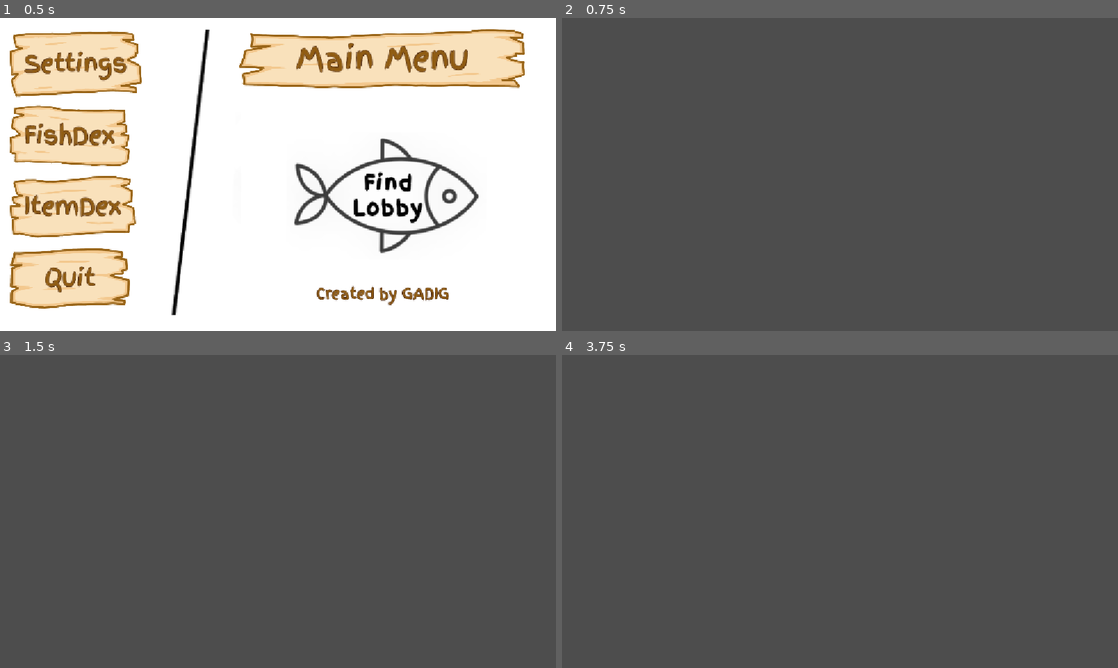
Above: before the commit, frames 1-4 (two rows, left to right).
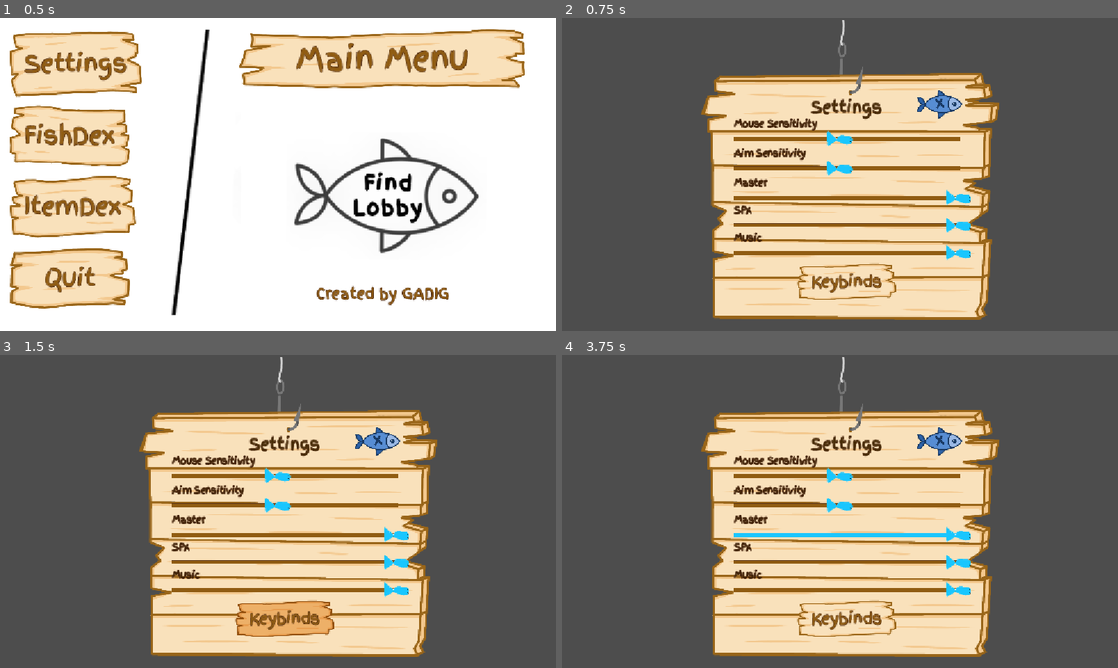
Above: after the commit, the same moments.

Repository: gmuGADIG/King-Fisher
Game: Godot game, scene res://ui/main_menu/main_menu.tscn
Same seed, same stepped clock (60 frames per second), same inputs: the game is played once before the commit and once after it. The engine's default icon, where the game draws it, is replaced by a stand-in: a white triangle on a blue panel in a dark square. Sound files missing from this copy of the repository are replaced by a short silence.
Inputs (mouse positions are in pixels of both pictures, inside the frame that each line leads up to):
- Up to frame 1 (0.5 s): no input
- Up to frame 2 (0.75 s): click "Settings" at 0.5 s
- Up to frame 3 (1.5 s): click (283, 617) at 1.25 s, where only the run after the commit has a clickable "Keybinds"
- Up to frame 4 (3.75 s): click (940, 442) at 2.02 s; tap Enter (test1) at 2.75 s; move the mouse to (962, 495) at 2.77 s; hold Right 2.78-3.5 s; hold = (add_fish) 2.78-3.5 s; click (962, 495) at 2.92 s; tap Space (jump) at 3.02, 3.5 s; drag from (728, 527) to (812, 574) at 3.52 s

Frame 1 is identical in both runs. In frame 2, 39% of the frame differs, in the area x 25-79%, y 0-97%; in frame 3, 39%; in frame 4, 39%.
Error before the commit: Attempt to call function 'hide' in base 'null instance' on a null instance. (res://ui/main_menu/main_menu.gd:13)

Commit message:
theme modifications

Diff:
--- a/ui/options/options_menu.tscn
+++ b/ui/options/options_menu.tscn
@@ -1,9 +1,9 @@
 [gd_scene format=3 uid="uid://n6fltg0vkvl"]
 
+[ext_resource type="Theme" uid="uid://b2g0k405s5r7p" path="res://ui/themes/finger_paint.tres" id="1_a4bum"]
 [ext_resource type="Texture2D" uid="uid://dohal7iocsei8" path="res://art/ui assets/options_UI_art.png" id="2_8hrnt"]
 [ext_resource type="Script" uid="uid://bp1ga0y2284ok" path="res://ui/options/options_menu.gd" id="2_gacm8"]
 [ext_resource type="AudioStream" uid="uid://crho3l0hcp0cc" path="res://temp/temp_sfx/test_unlock.wav" id="3_8hrnt"]
-[ext_resource type="Texture2D" uid="uid://de43xmmbif0ps" path="res://art/ui assets/wooden_button1.png" id="3_a4bum"]
 [ext_resource type="Texture2D" uid="uid://dhwvb7muj0i0r" path="res://art/ui assets/fish_button_x.png" id="5_xewkt"]
 
 [node name="OptionsMenu" type="Control" unique_id=1087068024]
@@ -16,7 +16,7 @@
 theme = ExtResource("1_a4bum")
 script = ExtResource("2_gacm8")
 
-[node name="OptionsPanel" type="Panel" parent="." unique_id=1105867151]
+[node name="OptionsPanel" type="NinePatchRect" parent="." unique_id=810038643]
 layout_mode = 1
 anchors_preset = -1
 anchor_left = 0.24739583
@@ -40,31 +40,24 @@
 anchor_right = 0.5
 anchor_bottom = 0.5
 offset_left = -246.0
-offset_top = -112.5
+offset_top = -159.5
 offset_right = 220.0
-offset_bottom = 203.5
+offset_bottom = 280.5
 grow_horizontal = 2
 grow_vertical = 2
+theme_override_constants/separation = -4
 
-[node name="Hook" type="TextureRect" parent="OptionsPanel/VBoxContainer" unique_id=310929416]
-custom_minimum_size = Vector2(0, 150)
+[node name="Label" type="Label" parent="OptionsPanel/VBoxContainer" unique_id=1246625283]
 layout_mode = 2
-size_flags_vertical = 3
-texture = ExtResource("3_xewkt")
-expand_mode = 1
-stretch_mode = 5
-
-[node name="OptionsTitle" type="Label" parent="OptionsPanel/VBoxContainer" unique_id=1485511261]
-layout_mode = 2
-theme_type_variation = &"HeaderMedium"
-text = "Options"
+theme_override_colors/font_color = Color(0.27951375, 0.17142016, 0.024948912, 1)
+theme_override_font_sizes/font_size = 33
+text = "Settings"
 horizontal_alignment = 1
-vertical_alignment = 1
-uppercase = true
 
 [node name="MouseSensitivityLabel" type="Label" parent="OptionsPanel/VBoxContainer" unique_id=1884671566]
 layout_mode = 2
 theme_override_colors/font_color = Color(0.24144319, 0.13249117, 0.024500538, 1)
+theme_override_font_sizes/font_size = 18
 text = "Mouse Sensitivity"
 
 [node name="MouseSensitivtySlider" type="HSlider" parent="OptionsPanel/VBoxContainer" unique_id=962304467]
@@ -74,13 +67,11 @@
 max_value = 2.0
 step = 0.1
 value = 1.0
-tick_count = 2
-ticks_on_borders = true
-ticks_position = 3
 
 [node name="AimingSensitivityLabel" type="Label" parent="OptionsPanel/VBoxContainer" unique_id=2123600006]
 layout_mode = 2
 theme_override_colors/font_color = Color(0.24313726, 0.13333334, 0.023529412, 1)
+theme_override_font_sizes/font_size = 18
 text = "Aim Sensitivity"
 
 [node name="AimingSensitivitySlider" type="HSlider" parent="OptionsPanel/VBoxContainer" unique_id=1375016959]
@@ -90,34 +81,28 @@
 max_value = 2.0
 step = 0.1
 value = 1.0
-tick_count = 2
-ticks_on_borders = true
-ticks_position = 3
-
-[node name="MarginContainer" type="MarginContainer" parent="OptionsPanel/VBoxContainer" unique_id=1665212673]
-layout_mode = 2
 
 [node name="MasterVolumeLabel" type="Label" parent="OptionsPanel/VBoxContainer" unique_id=1155885265]
 layout_mode = 2
 theme_override_colors/font_color = Color(0.24313726, 0.13333334, 0.023529412, 1)
+theme_override_font_sizes/font_size = 18
 text = "Master"
 
 [node name="MasterSlider" type="HSlider" parent="OptionsPanel/VBoxContainer" unique_id=1419737254]
 custom_minimum_size = Vector2(100, 0)
 layout_mode = 2
+size_flags_vertical = 4
 max_value = 1.0
 step = 0.01
 value = 1.0
-tick_count = 2
-ticks_on_borders = true
-ticks_position = 3
 
-[node name="MarginContainer2" type="MarginContainer" parent="OptionsPanel/VBoxContainer" unique_id=1327836431]
+[node name="MarginContainer" type="MarginContainer" parent="OptionsPanel/VBoxContainer" unique_id=1665212673]
 layout_mode = 2
 
 [node name="SFXVolumeLabel" type="Label" parent="OptionsPanel/VBoxContainer" unique_id=682179707]
 layout_mode = 2
 theme_override_colors/font_color = Color(0.24313726, 0.13333334, 0.023529412, 1)
+theme_override_font_sizes/font_size = 18
 text = "SFX"
 
 [node name="SFXSlider" type="HSlider" parent="OptionsPanel/VBoxContainer" unique_id=19544409]
@@ -126,13 +111,14 @@
 max_value = 1.0
 step = 0.01
 value = 1.0
-tick_count = 2
-ticks_on_borders = true
-ticks_position = 3
+
+[node name="MarginContainer2" type="MarginContainer" parent="OptionsPanel/VBoxContainer" unique_id=1327836431]
+layout_mode = 2
 
 [node name="MusicVolumeLabel" type="Label" parent="OptionsPanel/VBoxContainer" unique_id=231721356]
 layout_mode = 2
 theme_override_colors/font_color = Color(0.24313726, 0.13333334, 0.023529412, 1)
+theme_override_font_sizes/font_size = 18
 text = "Music"
 
 [node name="MusicSlider" type="HSlider" parent="OptionsPanel/VBoxContainer" unique_id=1407488349]
@@ -141,43 +127,13 @@
 max_value = 1.0
 step = 0.01
 value = 1.0
-tick_count = 2
-ticks_on_borders = true
-ticks_position = 3
 
-[node name="Label" type="Label" parent="OptionsPanel" unique_id=1246625283]
-layout_mode = 0
-offset_left = 94.0
-offset_top = 156.0
-offset_right = 534.0
-offset_bottom = 208.0
-theme_override_colors/font_color = Color(0.27951375, 0.17142016, 0.024948912, 1)
-theme_override_font_sizes/font_size = 33
-text = "Settings"
-horizontal_alignment = 1
-
-[node name="KeybindsBtn" type="TextureButton" parent="OptionsPanel" unique_id=1823144286]
-layout_mode = 0
-offset_left = 213.0
-offset_top = 467.0
-offset_right = 403.0
-offset_bottom = 657.0
-texture_normal = ExtResource("3_a4bum")
-ignore_texture_size = true
-stretch_mode = 0
-
-[node name="KeybindsLabel" type="Label" parent="OptionsPanel/KeybindsBtn" unique_id=1879399121]
-layout_mode = 1
-anchors_preset = -1
-anchor_left = -1.0530001
-anchor_top = -2.8690002
-anchor_right = -1.0530001
-anchor_bottom = -2.8690002
-offset_left = 253.07002
-offset_top = 605.11005
-offset_right = 324.07
-offset_bottom = 628.11005
-theme_override_colors/font_color = Color(0.24144319, 0.13249117, 0.024500538, 1)
+[node name="SettingsBtn" type="Button" parent="OptionsPanel/VBoxContainer" unique_id=2140402261]
+layout_mode = 2
+size_flags_horizontal = 4
+size_flags_vertical = 4
+theme_type_variation = &"ItemDexButton"
+theme_override_font_sizes/font_size = 31
 text = "Keybinds"
 
 [node name="AudioStreamPlayer" type="AudioStreamPlayer" parent="." unique_id=1061228079]
@@ -193,38 +149,8 @@
 ignore_texture_size = true
 stretch_mode = 0
 
-[node name="Button" type="Button" parent="TextureButton" unique_id=21460394]
-layout_mode = 1
-anchors_preset = -1
-anchor_left = 0.43229166
-anchor_top = 0.25848767
-anchor_right = 0.9879028
-anchor_bottom = 0.4830648
-offset_left = -15.5
-offset_top = 9.1851845
-offset_right = -11.838665
-offset_bottom = 12.625778
-metadata/_edit_use_anchors_ = true
-
-[node name="Label" type="Label" parent="TextureButton/Button" unique_id=1166047107]
-layout_mode = 1
-anchors_preset = 15
-anchor_right = 1.0
-anchor_bottom = 1.0
-offset_left = -15.0
-offset_top = -8.0
-offset_right = 14.0
-offset_bottom = 7.0
-grow_horizontal = 2
-grow_vertical = 2
-text = "Back"
-horizontal_alignment = 1
-vertical_alignment = 1
-metadata/_edit_use_anchors_ = true
-
 [connection signal="value_changed" from="OptionsPanel/VBoxContainer/MouseSensitivtySlider" to="." method="_on_mouse_sensitivty_slider_value_changed"]
 [connection signal="value_changed" from="OptionsPanel/VBoxContainer/AimingSensitivitySlider" to="." method="_on_aim_sensitivty_slider_value_changed"]
 [connection signal="value_changed" from="OptionsPanel/VBoxContainer/MasterSlider" to="." method="_on_master_slider_value_changed"]
 [connection signal="value_changed" from="OptionsPanel/VBoxContainer/SFXSlider" to="." method="_on_sfx_slider_value_changed"]
 [connection signal="value_changed" from="OptionsPanel/VBoxContainer/MusicSlider" to="." method="_on_music_slider_value_changed"]
-[connection signal="pressed" from="TextureButton/Button" to="." method="_on_button_pressed"]
--- a/ui/themes/finger_paint.tres
+++ b/ui/themes/finger_paint.tres
@@ -305,7 +305,7 @@
 HScrollBar/styles/scroll_focus = null
 HSeparator/styles/separator = null
 HSlider/constants/center_grabber = 1
-HSlider/constants/grabber_offset = -20
+HSlider/constants/grabber_offset = 0
 HSlider/icons/grabber = ExtResource("4_5u2bq")
 HSlider/icons/grabber_disabled = ExtResource("3_hdvj4")
 HSlider/icons/grabber_highlight = ExtResource("4_5u2bq")
